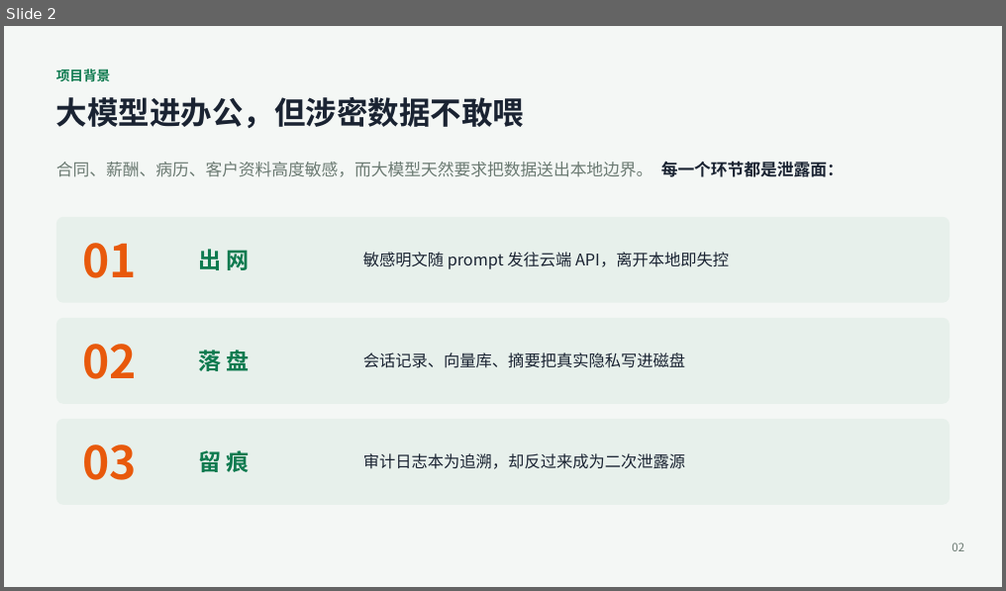
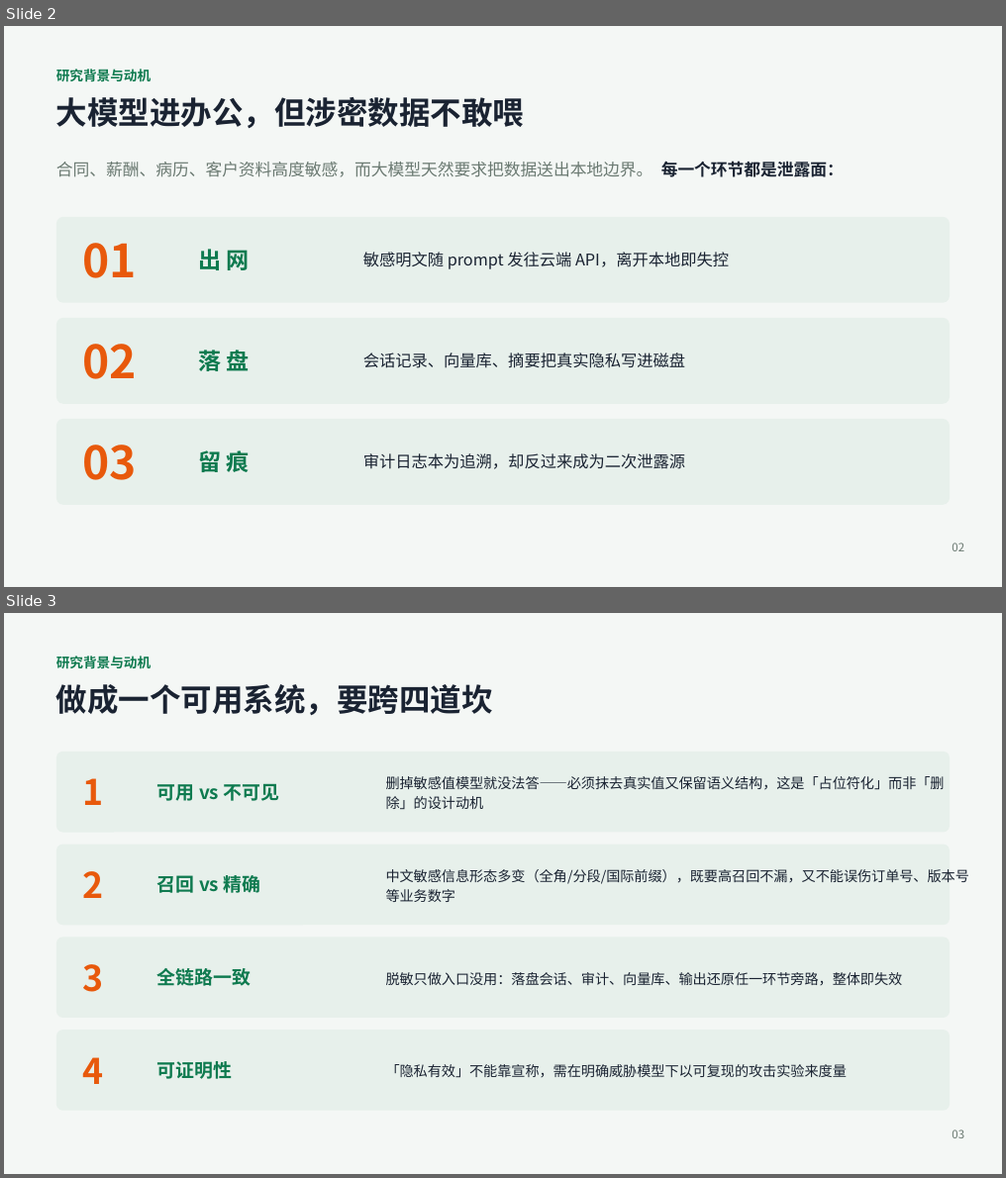
Before and after one commit to Andysun06/yindun-agent, a slide deck: 隐盾安全智能体_项目汇报.pptx. Shown one above the other, each under a label of ours: slide 2 before the commit, slides 2 and 3 after it. The pictures are 1006x591 and 1006x1178 pixels, drawn with LibreOffice and Linux fonts; fonts in the diff are those of the drawing. Boxes give left, top, right and bottom in pixels: in the first picture for what was removed or moved away, otherwise in the second. Text is boxed around its words. In the diff, an @@ line names an element or a change of style, - is before the commit and + after.

Commit message:
按评审意见强化：新增隐私攻防评测 + 技术报告重构（动机/挑战/算法形式化/威胁模型/攻击实验）
- privacy_eval.py：可复现的黑盒/白盒/还原劫持/提示注入/无密钥 8 项攻击实验
  结果(13篇/41实体)：召回100%·明文泄露0·误报0·还原100%·劫持0/500·持久化0命中
- 引擎增强：审计 _mask_text 复用完整脱敏管线(修复审计预览弱于主链路)；
  人名识别补全办公/医疗/金融角色触发词(员工/患者/参会人等)
- 技术报告(原参赛报告重构)：去参赛框架，补动机·挑战·脱敏算法形式化·威胁模型·攻击实验结果
- 汇报PPT 16页：新增关键挑战页+攻击实验结果页，隐私网关页加形式化，去参赛措辞
- 使用说明去参赛措辞；md2pdf.py 可复用转换脚本；安装包重编译

```diff
--- a/隐盾安全智能体_项目汇报.pptx
+++ b/隐盾安全智能体_项目汇报.pptx
@@ slide 3 added at box(4, 613, 1002, 1174), background #FFFFFF @@
@@ rectangle added at box(4, 613, 1002, 1174), fill #F4F7F5 @@
@@ text added at box(56, 656, 151, 669), 13 pt, text #0E7A4F, bold @@
+研究背景与动机
@@ text added at box(56, 684, 493, 715), 30 pt, text #1A2332, bold @@
+做成一个可用系统，要跨四道坎
@@ rounded rectangle added at box(56, 752, 949, 833), fill #E7F0EB @@
@@ text added at box(82, 778, 103, 805), 34 pt, text #E8590C, bold @@
+1
@@ text added at box(157, 783, 280, 801), 18 pt, text #0E7A4F, bold @@
+可用 vs 不可见
@@ text added at box(386, 776, 944, 810), 13.5 pt, text #1A2332 @@
+删掉敏感值模型就没法答——必须抹去真实值又保留语义结构，这是「占位符化」而非「删除」的设计动机
@@ rounded rectangle added at box(56, 845, 949, 925), fill #E7F0EB @@
@@ text added at box(82, 871, 103, 898), 34 pt, text #E8590C, bold @@
+2
@@ text added at box(157, 872, 261, 897), 18 pt, text #0E7A4F, bold @@
+召回 vs 精确
@@ text added at box(386, 869, 969, 902), 13.5 pt, text #1A2332 @@
+中文敏感信息形态多变（全角/分段/国际前缀），既要高召回不漏，又不能误伤订单号、版本号等业务数字
@@ rounded rectangle added at box(56, 937, 949, 1018), fill #E7F0EB @@
@@ text added at box(82, 964, 103, 992), 34 pt, text #E8590C, bold @@
+3
@@ text added at box(157, 968, 252, 986), 18 pt, text #0E7A4F, bold @@
+全链路一致
@@ text added at box(386, 972, 903, 985), 13.5 pt, text #1A2332 @@
+脱敏只做入口没用：落盘会话、审计、向量库、输出还原任一环节旁路，整体即失效
@@ rounded rectangle added at box(56, 1030, 949, 1111), fill #E7F0EB @@
@@ text added at box(82, 1058, 103, 1084), 34 pt, text #E8590C, bold @@
+4
@@ text added at box(157, 1061, 233, 1079), 18 pt, text #0E7A4F, bold @@
+可证明性
@@ text added at box(386, 1064, 846, 1078), 13.5 pt, text #1A2332 @@
+「隐私有效」不能靠宣称，需在明确威胁模型下以可复现的攻击实验来度量
@@ text added at box(951, 1130, 964, 1139), 11 pt, text #6B7A72 @@
+03
@@ slide 2 changed as well @@
@@ text at box(56, 69, 151, 82): text changed @@
-项目背景
+研究背景与动机
```
Also in this commit, not shown: 13 other slides changed, 1 other slide added, 11 other files.
